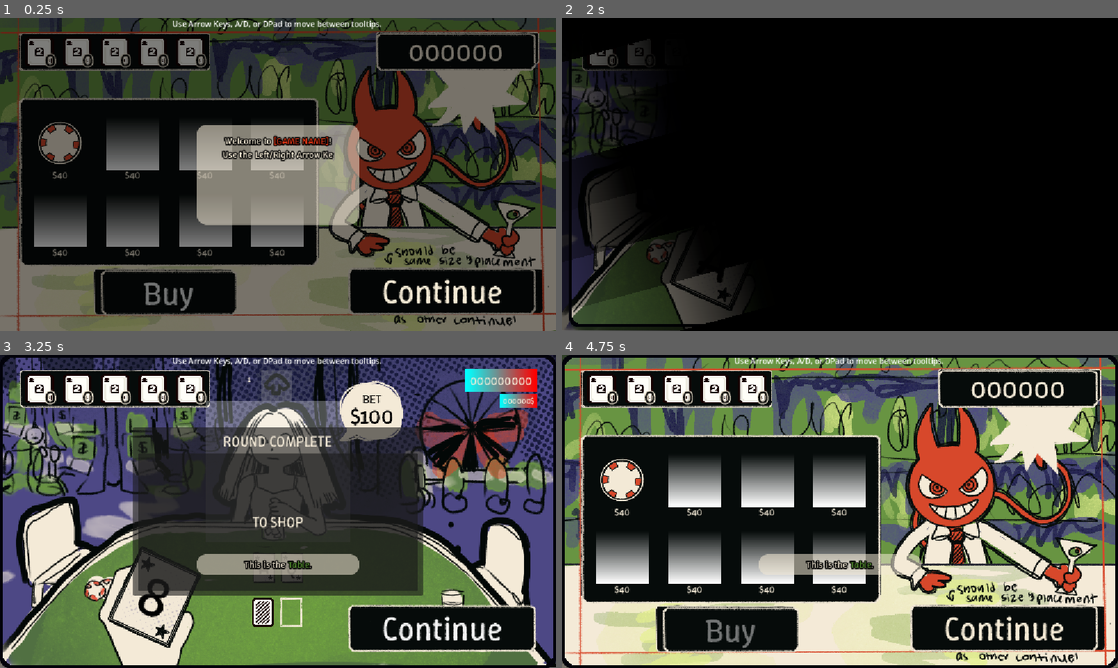
Above: before the commit, frames 1-4 (two rows, left to right).
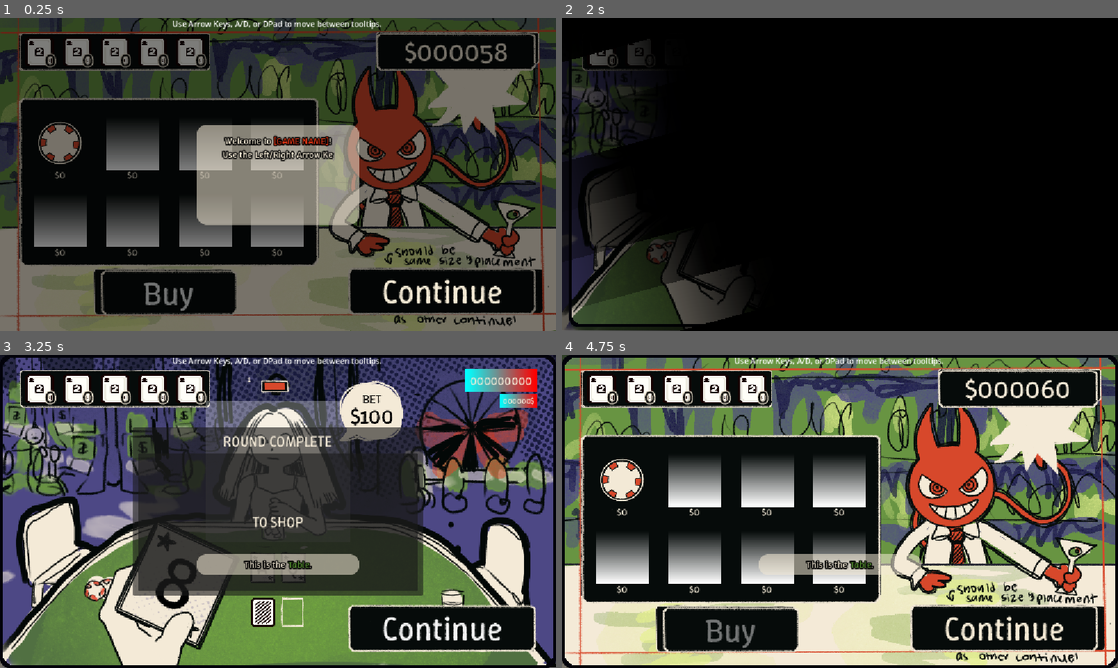
Above: after the commit, the same moments.

Repository: appellatebaton0/wild-jam-91
Game: Godot game, scene res://Scenes/Main.tscn
Same seed, same stepped clock (60 frames per second), same inputs: the game is played once before the commit and once after it.
Inputs (mouse positions are in pixels of both pictures, inside the frame that each line leads up to):
- Up to frame 1 (0.25 s): no input
- Up to frame 2 (2 s): click "Continue" at 0.5 s; click "Continue" at 1.25 s
- Up to frame 3 (3.25 s): click "Continue" at 2 s; click "Continue" at 2.75 s
- Up to frame 4 (4.75 s): click "TO SHOP" at 3.5 s; click (623, 480) at 4.25 s, where only the run before the commit has a clickable "$40"

The runs differ from the first frame. In frame 1, 0.9% of the frame differs, in the area x 9-92%, y 7-77%; in frame 2, 0.4%; in frame 3, 3.4%, in the area x 19-55%, y 4-97%; in frame 4, 1.1%.

Commit message:
h18 - Card Animation 2
Fixed the animation for modifying the card, as well as the sizing & thumb overlay & a few other things, like having a $ beside he shop entries and balance.

Diff:
--- a/Scenes/CardNode.tscn
+++ b/Scenes/CardNode.tscn
@@ -14,6 +14,7 @@
 texture = ExtResource("1_23e6p")
 expand_mode = 1
 script = ExtResource("1_eumo2")
+max_x = 54.4
 metadata/_custom_type_script = "uid://5tl1kqw1dydx"
 
 [node name="Label" type="Label" parent="." unique_id=521660950]
--- a/Scenes/Main.tscn
+++ b/Scenes/Main.tscn
@@ -16,6 +16,9 @@
 [ext_resource type="PackedScene" uid="uid://dwq3j5upcifut" path="res://Scenes/ShopEntry.tscn" id="9_4kpch"]
 [ext_resource type="Texture2D" uid="uid://b00dkt83a24ij" path="res://Assets/Cards/RegularCard.png" id="9_h1m7h"]
 [ext_resource type="Texture2D" uid="uid://botm0p64oeyob" path="res://Assets/UI/Hand.png" id="10_3tgeq"]
+[ext_resource type="Texture2D" uid="uid://v3jcaa2qgx2i" path="res://Assets/UI/RaiseIntent.png" id="10_aht7i"]
+[ext_resource type="Texture2D" uid="uid://dypsx17qmxhng" path="res://Assets/UI/StopIntent.png" id="11_kpo4j"]
+[ext_resource type="Texture2D" uid="uid://ry4ppqjm8qud" path="res://Assets/UI/HoldIntent.png" id="12_4n42c"]
 [ext_resource type="Texture2D" uid="uid://duimuudn5aea4" path="res://Assets/ShopBackground.png" id="13_2w5on"]
 [ext_resource type="Resource" uid="uid://8oc0dynbaij0" path="res://Assets/Chips/CoinFlip.tres" id="14_2w5on"]
 [ext_resource type="Texture2D" uid="uid://c2cpmvvjekqo" path="res://Assets/Cards/CardTransformation.png" id="14_c4ay3"]
@@ -35,12 +38,84 @@
 width = 32
 height = 32
 
-[sub_resource type="Gradient" id="Gradient_v1gob"]
-offsets = PackedFloat32Array(0)
-colors = PackedColorArray(0.654902, 0.654902, 0.654902, 0.27450982)
-
-[sub_resource type="GradientTexture2D" id="GradientTexture2D_jw32o"]
-gradient = SubResource("Gradient_v1gob")
+[sub_resource type="AtlasTexture" id="AtlasTexture_x3rx7"]
+atlas = ExtResource("10_aht7i")
+region = Rect2(0, 0, 159, 153)
+
+[sub_resource type="AtlasTexture" id="AtlasTexture_6heos"]
+atlas = ExtResource("10_aht7i")
+region = Rect2(159, 0, 159, 153)
+
+[sub_resource type="AtlasTexture" id="AtlasTexture_4yxf6"]
+atlas = ExtResource("10_aht7i")
+region = Rect2(0, 0, 159, 153)
+
+[sub_resource type="AtlasTexture" id="AtlasTexture_qta6b"]
+atlas = ExtResource("10_aht7i")
+region = Rect2(159, 0, 159, 153)
+
+[sub_resource type="AtlasTexture" id="AtlasTexture_vvnwx"]
+atlas = ExtResource("11_kpo4j")
+region = Rect2(0, 0, 159, 153)
+
+[sub_resource type="AtlasTexture" id="AtlasTexture_btbly"]
+atlas = ExtResource("11_kpo4j")
+region = Rect2(159, 0, 159, 153)
+
+[sub_resource type="AtlasTexture" id="AtlasTexture_vs04g"]
+atlas = ExtResource("12_4n42c")
+region = Rect2(0, 0, 159, 153)
+
+[sub_resource type="AtlasTexture" id="AtlasTexture_6ehlx"]
+atlas = ExtResource("12_4n42c")
+region = Rect2(159, 0, 159, 153)
+
+[sub_resource type="SpriteFrames" id="SpriteFrames_x3rx7"]
+animations = [{
+"frames": [{
+"duration": 1.0,
+"texture": SubResource("AtlasTexture_x3rx7")
+}, {
+"duration": 1.0,
+"texture": SubResource("AtlasTexture_6heos")
+}],
+"loop": true,
+"name": &"Double Down",
+"speed": 5.0
+}, {
+"frames": [{
+"duration": 1.0,
+"texture": SubResource("AtlasTexture_4yxf6")
+}, {
+"duration": 1.0,
+"texture": SubResource("AtlasTexture_qta6b")
+}],
+"loop": true,
+"name": &"Hit",
+"speed": 3.0
+}, {
+"frames": [{
+"duration": 1.0,
+"texture": SubResource("AtlasTexture_vvnwx")
+}, {
+"duration": 1.0,
+"texture": SubResource("AtlasTexture_btbly")
+}],
+"loop": true,
+"name": &"Out",
+"speed": 2.0
+}, {
+"frames": [{
+"duration": 1.0,
+"texture": SubResource("AtlasTexture_vs04g")
+}, {
+"duration": 1.0,
+"texture": SubResource("AtlasTexture_6ehlx")
+}],
+"loop": true,
+"name": &"Stand",
+"speed": 2.5
+}]
 
 [sub_resource type="Gradient" id="Gradient_r150o"]
 offsets = PackedFloat32Array(1)
@@ -140,6 +215,10 @@
 "speed": 8.0
 }]
 
+[sub_resource type="AtlasTexture" id="AtlasTexture_utia5"]
+atlas = ExtResource("10_3tgeq")
+region = Rect2(189.727, 171.91, 148, 153)
+
 [sub_resource type="StyleBoxFlat" id="StyleBoxFlat_h1m7h"]
 bg_color = Color(0.0074689654, 0.008411435, 0.039601132, 1)
 corner_radius_top_left = 20
@@ -1138,18 +1217,29 @@
 offset_bottom = 298.0
 script = ExtResource("5_pbw6q")
 
-[node name="Intent" type="TextureRect" parent="Table/PlayerBox/Player" unique_id=1868972599]
+[node name="Intent" type="AnimatedSprite2D" parent="Table/PlayerBox/Player" unique_id=1535351640]
 unique_name_in_owner = true
-layout_mode = 0
-offset_left = 27.0
-offset_top = -8.0
-offset_right = 91.0
-offset_bottom = 56.0
-size_flags_horizontal = 4
+position = Vector2(60.999992, 22)
+scale = Vector2(0.5212418, 0.52124184)
+sprite_frames = SubResource("SpriteFrames_x3rx7")
+animation = &"Double Down"
+frame_progress = 0.17236556
+
+[node name="ToolTip" type="Control" parent="Table/PlayerBox/Player/Intent" unique_id=1955527303]
+layout_mode = 3
+anchors_preset = 15
+anchor_right = 1.0
+anchor_bottom = 1.0
+offset_left = -79.5
+offset_top = -76.5
+offset_right = -79.5
+offset_bottom = -76.5
+grow_horizontal = 2
+grow_vertical = 2
 tooltip_text = "Intent
 ---
-{name}[color=] {intent}[color=]."
-texture = SubResource("GradientTexture2D_jw32o")
+{name} {intent}."
+theme = ExtResource("1_grg3l")
 script = ExtResource("7_346fj")
 
 [node name="Texture" type="TextureRect" parent="Table/PlayerBox/Player" unique_id=393034014]
@@ -1257,10 +1347,10 @@
 anchor_top = 0.5
 anchor_right = 0.5
 anchor_bottom = 0.5
-offset_left = -16.392548
-offset_top = -128.5
-offset_right = 131.60745
-offset_bottom = 46.5
+offset_left = 42.607468
+offset_top = -188.5
+offset_right = 229.83554
+offset_bottom = 31.289474
 grow_horizontal = 2
 grow_vertical = 2
 rotation = 0.4225
@@ -1273,7 +1363,7 @@
 script = ExtResource("4_rgh2o")
 animator = NodePath("../ApplyAnimator")
 FLIP_SPEED = 1100
-max_x = 148.0
+max_x = 205.608
 modifiable = true
 
 [node name="Label" type="Label" parent="Table/Hand/NextCard" unique_id=1266180797]
@@ -1285,19 +1375,32 @@
 grow_vertical = 2
 pivot_offset = Vector2(30, 87)
 theme_override_colors/font_color = Color(0, 0, 0, 1)
-theme_override_font_sizes/font_size = 116
+theme_override_font_sizes/font_size = 153
 text = "5"
 horizontal_alignment = 1
 vertical_alignment = 1
 
 [node name="ApplyAnimator" type="AnimatedSprite2D" parent="Table/Hand" unique_id=1749480393]
 unique_name_in_owner = true
-position = Vector2(144, 3.0000134)
-scale = Vector2(0.40962672, 0.4096266)
+position = Vector2(189, -44.999996)
+scale = Vector2(0.50173557, 0.5017354)
 sprite_frames = SubResource("SpriteFrames_u7mjy")
 animation = &"ignite"
 frame = 6
 frame_progress = 1.0
+
+[node name="Thumb" type="TextureRect" parent="Table/Hand" unique_id=1346448168]
+layout_mode = 1
+anchors_preset = 2
+anchor_top = 1.0
+anchor_bottom = 1.0
+offset_left = 134.0
+offset_top = -123.0
+offset_right = 239.2149
+offset_bottom = -21.0
+grow_vertical = 0
+texture = SubResource("AtlasTexture_utia5")
+expand_mode = 1
 
 [node name="RoundOverPopup" type="Control" parent="Table" unique_id=910195914]
 visible = false
--- a/Scripts/Balance.gd
+++ b/Scripts/Balance.gd
@@ -8,10 +8,10 @@
 # Called every frame. 'delta' is the elapsed time since the previous frame.
 func _process(_delta: float) -> void:
 
-	text = as_digits()
+	text = "$" + as_digits()
 
 	@warning_ignore("narrowing_conversion")
-	display_value = move_toward(display_value, Global.money, floori(as_tenth() / 20.0))
+	display_value = move_toward(display_value, Global.money, max(floori(as_tenth() / 20.0), 1))
 
 func as_digits() -> String:
 	var a = str(display_value)
--- a/Scripts/Card.gd
+++ b/Scripts/Card.gd
@@ -1,7 +1,7 @@
 class_name Card extends Resource
 ## The class for all cards.
 
-signal value_changed
+signal value_changed(to:int)
 signal visibility_changed(to:bool)
 
 var modified := false ## Whether this card has been modified by a chip.
@@ -16,7 +16,7 @@
 	set(to):
 		to = clamp(to, 1, 13)
 
-		value_changed.emit()
+		value_changed.emit(to)
 
 		# Set the value to its new one.
 		value = to
@@ -25,8 +25,8 @@
 func low() -> int: return clamp(value, 1, 10) # clamp to 10, since face cards will be higher.
 func high() -> int: return 11 if value == 1 else clamp(value, 1, 10)
 
-func character() -> String:
-	match value:
+func character(for_val:int = value) -> String:
+	match for_val:
 		1: return "A"
 		11: return "J"
 		12: return "Q"
--- a/Scripts/CardNode.gd
+++ b/Scripts/CardNode.gd
@@ -25,12 +25,12 @@
 @export var card:Card:
 	set(to):
 		if card:
-			card.value_changed.disconnect(_update_texture)
+			card.value_changed.disconnect(flip)
 
 		card = to
-		card.value_changed.connect(_update_texture)
+		card.value_changed.connect(flip)
 
-		_update_texture()
+		flip(card.value)
 
 var belongs_to:Hand ## The hand this card belongs to.
 
@@ -57,16 +57,31 @@
 		label.scale.x = custom_minimum_size.x / max_x
 		label.pivot_offset.x = label.size.x / 2
 
-		label.text = card.character()
-		label.visible = (card.visible or modifiable)
+		if out_of_date:
+			label.text = card.character()
+			label.visible = (card.visible or modifiable)
+			out_of_date = false
 
 	if modifiable:
 		size.x = custom_minimum_size.x
 		global_position = start_pos - Vector2(custom_minimum_size.x / 2,0)
 
-func _update_texture(_a = null):
+var out_of_date := false
+func _update_texture(to:int = card.value):
 	texture = TEXTURE_DICT[card.modified][card.visible or modifiable]
-func flip(): flipping = true
+	print(label, " -> ", to)
+	if label:
+		label.text = card.character(to)
+		label.visible = (card.visible or modifiable)
+	else:
+		out_of_date = true
+
+func flip(to:int):
+	print(card.modified)
+	if not card.modified:
+		flipping = true
+	else:
+		_update_texture(to)
 
 func _on_mouse_entered() -> void: Global.hovered_card = self
 func _on_mouse_exited()  -> void: if Global.hovered_card == self: Global.hovered_card = null
@@ -79,6 +94,7 @@
 
 	return tooltip
 
+
 func _get_tooltip(_at_position: Vector2) -> String:
 
 	## Create the tooltip on the spot, from the base text in the property.
--- a/Scripts/Global.gd
+++ b/Scripts/Global.gd
@@ -13,7 +13,7 @@
 
 var quota := 0 ## The quota for the current game.
 
-var money := 0 ## How much money the player has.
+var money := 60 ## How much money the player has.
 
 var selected_shop_item:ShopEntry
 
--- a/Scripts/Player.gd
+++ b/Scripts/Player.gd
@@ -29,7 +29,9 @@
 
 	lab.text = str(intent)
 
-	for tooltipper in [intent_rect, bet_box, texture]: if tooltipper is FancyTooltip:
+	intent_rect.play(intent_string())
+
+	for tooltipper in [bet_box, texture, $Intent/ToolTip]: if tooltipper is FancyTooltip:
 		tooltipper.special_properties["{name}"] = player_name
 		tooltipper.special_properties["{intent}"] = "intends to [color=#" + intent_color().to_html() + "]" + intent_string() if intent != INTENT.OUT else " is out"
 		tooltipper.special_properties["{bet}"] = "[color=#" + Color(0.82, 0.561, 0.221, 1.0).to_html() + "]$" + str(bet)
--- a/Scripts/ShopEntry.gd
+++ b/Scripts/ShopEntry.gd
@@ -14,6 +14,7 @@
 
 func _process(_delta: float) -> void:
 	chip_texture.disabled = Global.money < cost
+	$ChipTexture/Label.text = "$" + str(cost)
 
 func _on_pressed() -> void: Global.selected_shop_item = self
 
